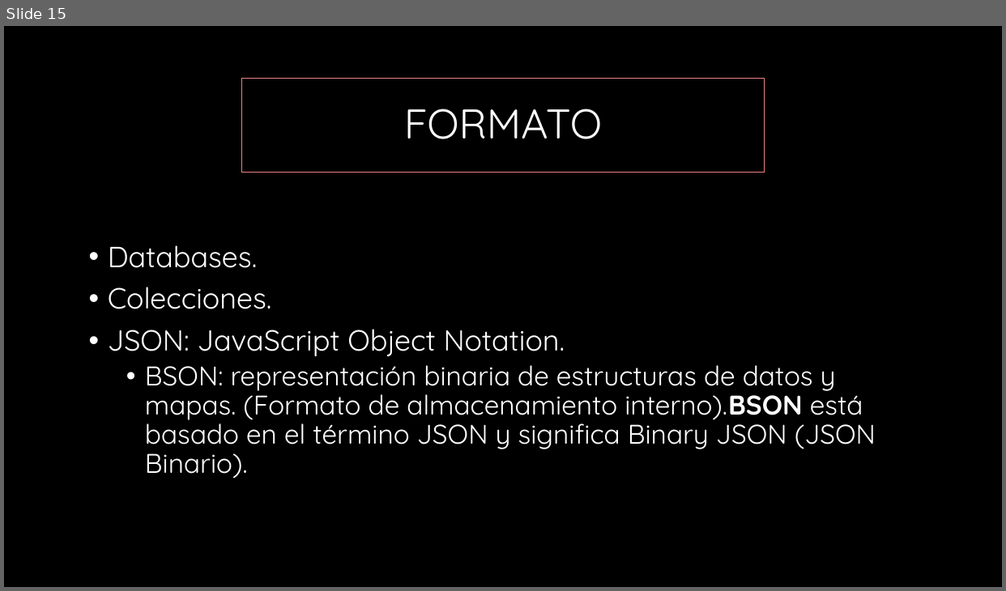
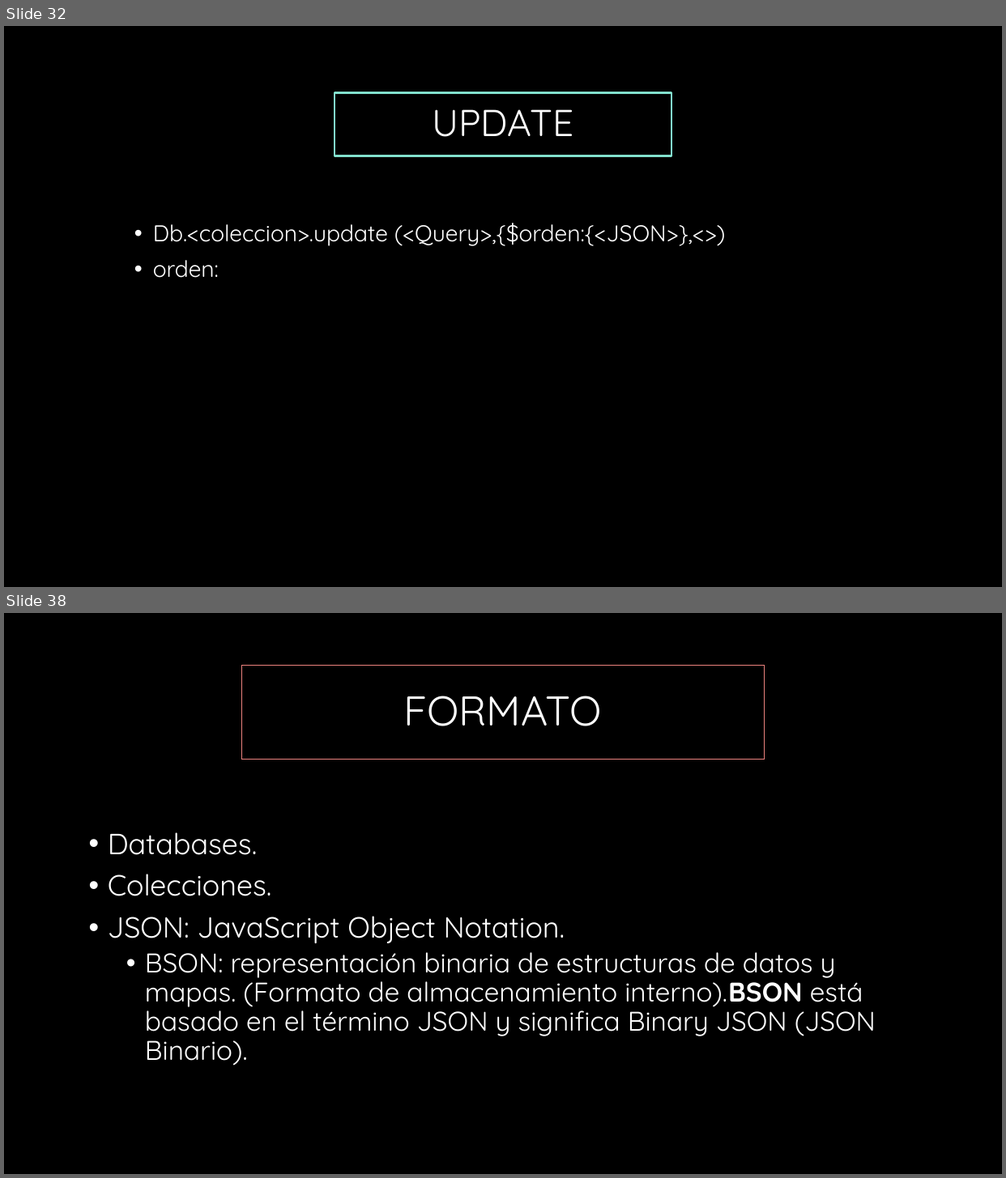
Before and after one commit to adchavesm/Curso-MongoDB, a slide deck: Introduccion a NoSql-Mongodb.pptx. Shown one above the other, each under a label of ours: slide 15 before the commit, slides 32 and 38 after it; the slides between them are not shown. The pictures are 1006x591 and 1006x1178 pixels, drawn with LibreOffice and Linux fonts; fonts in the diff are those of the drawing; background and template pictures are left out. Boxes give left, top, right and bottom in pixels: in the first picture for what was removed or moved away, otherwise in the second. Text is boxed around its words. In the diff, an @@ line names an element or a change of style, - is before the commit and + after.

```diff
--- a/Introduccion a NoSql-Mongodb.pptx
+++ b/Introduccion a NoSql-Mongodb.pptx
@@ slide 32 added at box(4, 26, 1002, 587), background #000000 @@
@@ title added at box(335, 92, 671, 156), outline #82E0CD 2.25 pt, 36 pt, text #FFFFFF @@
+UPDATE
@@ text added at box(153, 223, 726, 278), 22 pt, text #FFFFFF @@
+• Db.<coleccion>.update (<Query>,{$orden:{<JSON>},<>)
+• orden:
@@ what was slide 15 is now slide 38 @@
```
Also in this commit, not shown: 1 slide changed, 21 other slides added, 1 slide removed, 2 other files.
